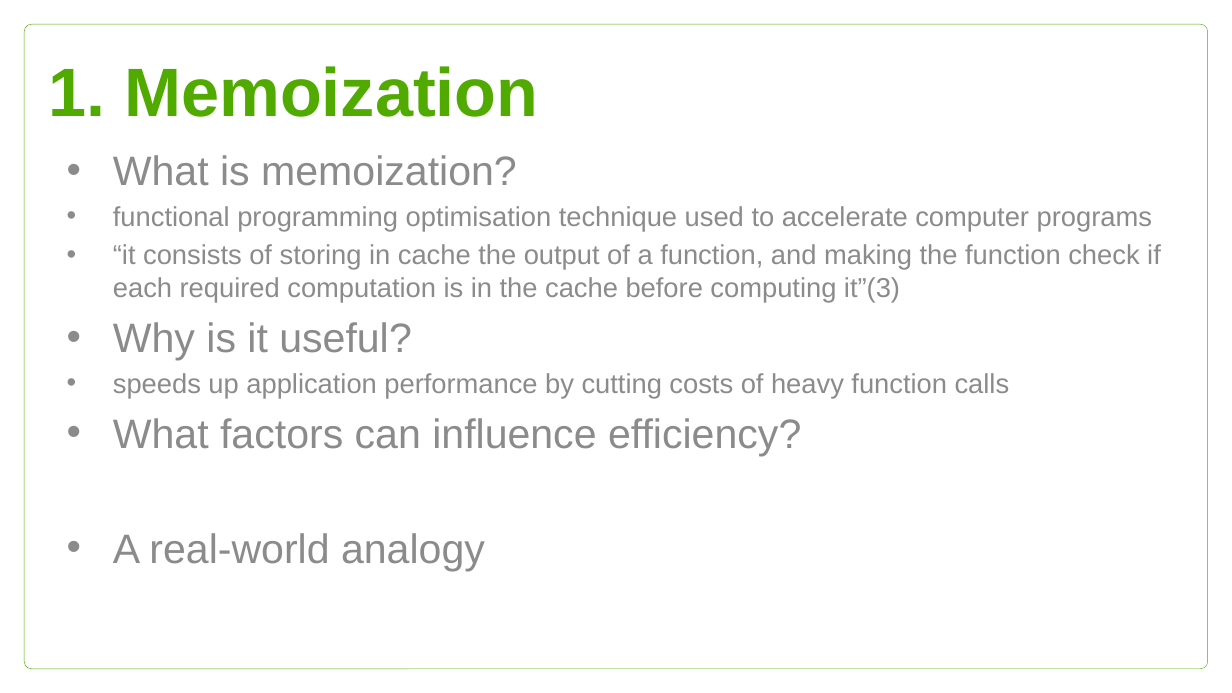
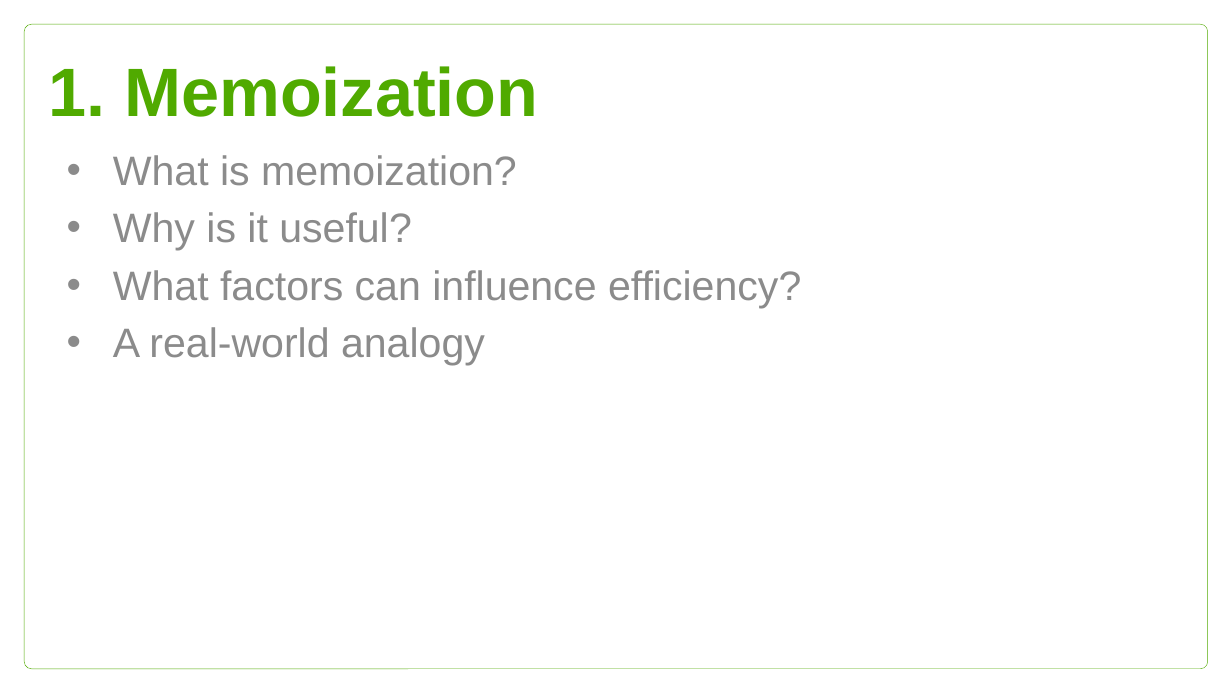
Before and after one commit to Btibor02/GroupWork, a slide deck: slide 3 of Groupwork ppt.pptx. Drawn at 1232x693 pixels with LibreOffice and Linux fonts; fonts in the diff are those of the drawing; background and template pictures are left out. Boxes give left, top, right and bottom in pixels: in the first picture for what was removed or moved away, otherwise in the second. Text is boxed around its words. In the diff, an @@ line names an element or a change of style, - is before the commit and + after.

```diff
--- a/Groupwork ppt.pptx
+++ b/Groupwork ppt.pptx
@@ subtitle at [113, 206, 1161, 303]: paragraphs removed @@
-• functional programming optimisation technique used to accelerate computer programs
-• “it consists of storing in cache the output of a function, and making the function check if each required computation is in the cache before computing it”(3)
@@ subtitle at [113, 373, 1010, 399]: paragraph removed @@
-• speeds up application performance by cutting costs of heavy function calls
```
Also in this commit, not shown: 7 other slides changed.
